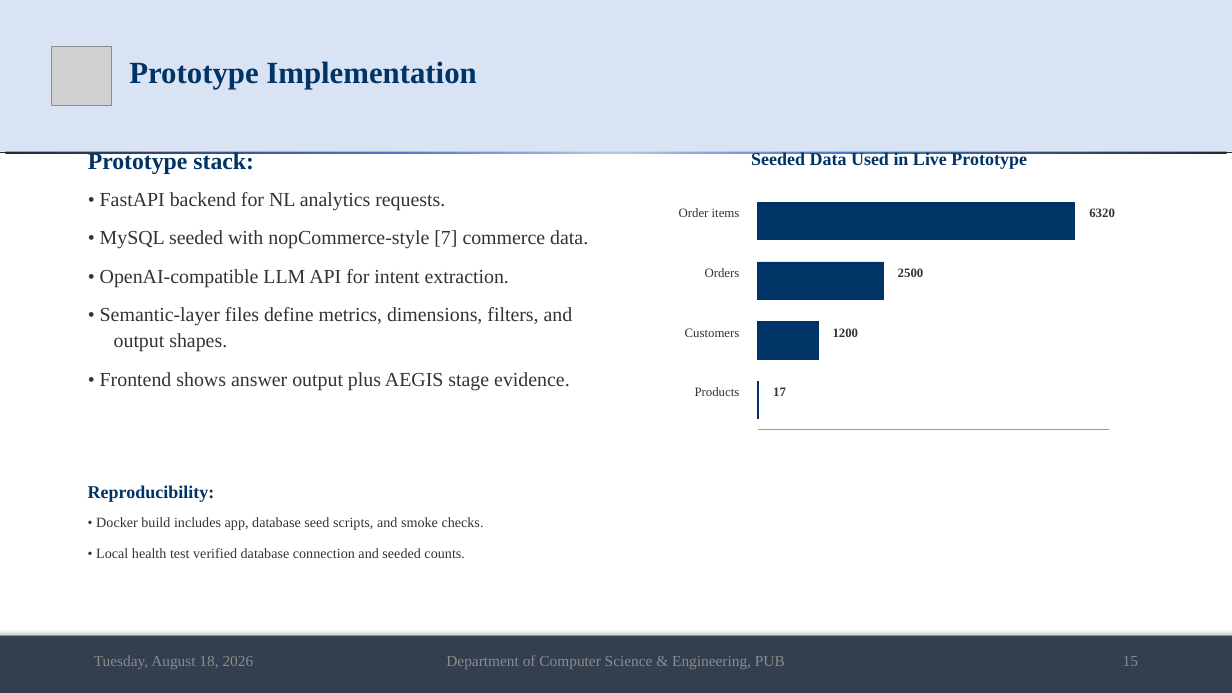
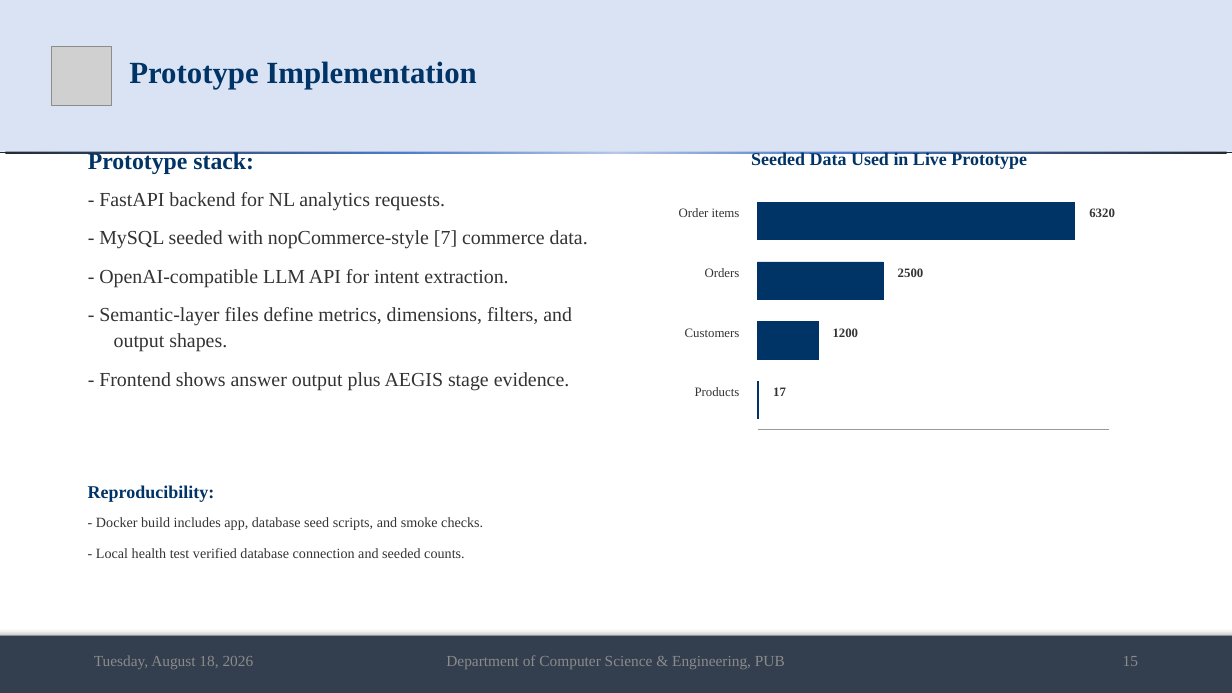
Before and after one commit to md-riaz/AEGIS-Research, a slide deck: slide 15 of docs/scripts/Md_Riaz_Final_Defense_0322310105101024.pptx. Drawn at 1232x693 pixels with LibreOffice and Linux fonts; fonts in the diff are those of the drawing; grey boxes stand for pictures. Boxes give left, top, right and bottom in pixels: in the first picture for what was removed or moved away, otherwise in the second. Text is boxed around its words. In the diff, an @@ line names an element or a change of style, - is before the commit and + after.

```diff
--- a/docs/scripts/Md_Riaz_Final_Defense_0322310105101024.pptx
+++ b/docs/scripts/Md_Riaz_Final_Defense_0322310105101024.pptx
@@ text at (x1=99, y1=192, x2=588, y2=390): text changed @@
-• FastAPI backend for NL analytics requests.
-• MySQL seeded with nopCommerce-style [7] commerce data.
-• OpenAI-compatible LLM API for intent extraction.
-• Semantic-layer files define metrics, dimensions, filters, and output shapes.
-• Frontend shows answer output plus AEGIS stage evidence.
+- FastAPI backend for NL analytics requests.
+- MySQL seeded with nopCommerce-style [7] commerce data.
+- OpenAI-compatible LLM API for intent extraction.
+- Semantic-layer files define metrics, dimensions, filters, and output shapes.
+- Frontend shows answer output plus AEGIS stage evidence.
@@ text at (x1=96, y1=517, x2=483, y2=558): text changed @@
-• Docker build includes app, database seed scripts, and smoke checks.
-• Local health test verified database connection and seeded counts.
+- Docker build includes app, database seed scripts, and smoke checks.
+- Local health test verified database connection and seeded counts.
```
Also in this commit, not shown: 12 other slides changed, 2 slides added, 2 slides removed, 15 other files.
